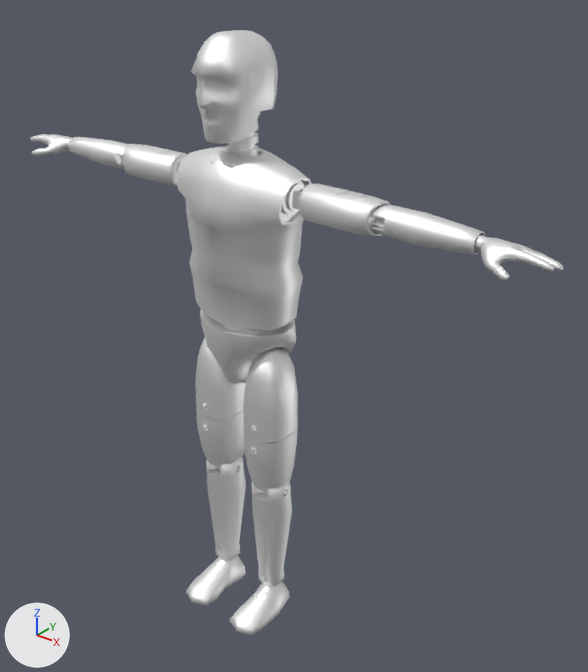
One commit to the FBX model gaming/New Unity Project/Assets/Character_Tris_Reduce/DummyEdited.fbx: the scene before it, then after it.
One viewpoint serves both versions: a camera (50 mm lens) standing at (1.441, -1.573, 1.989) and looking at (0.102, 0.1, 0.952). The axes (+X, +Y, +Z) are drawn at lower left. The lights are the same throughout. Vertices at the same position are counted once.

Names of what the first picture shows: 'Dummy'.
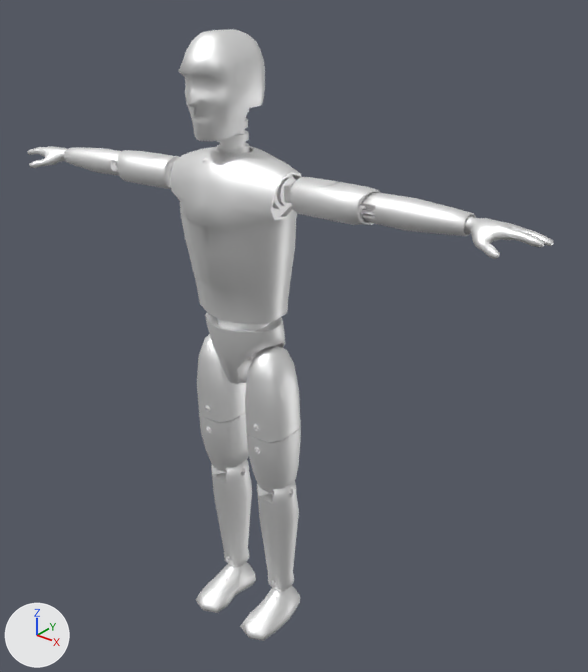
Where the change shows, as pixel boxes (x1, y1, x2, y2) in the pictures (588 x 672 px; the box of a moved part takes in the faces that stretch with it):
'Dummy', reshaped, moved, turned: before (30, 30, 563, 635); after (27, 29, 554, 641)
part 1 of me_mesh, moved or reshaped: before (186, 202, 304, 384); after (180, 203, 297, 384)

The edits, one by one:
me_mesh is used by ob_dummy; location (-0.012, -0.026, -0.004); rotation (1.571, 0.0135, 0.0), in degrees (90, 0.8, 0); scale (0.00191, 0.00191, 0.00191).
me_mesh had 4722 vertices, 4837 faces and spanned x -465.0..465.0, y 0.0..940.0, z -81.0..78.0.
me_mesh now has 4708 vertices, 4837 faces and spans x -465.0..465.0, y 0.0..940.0, z -81.0..78.0.
Part 1, on me_mesh:
24 vertices are removed from x -77.0..71.0, y 543.0..544.0, z -71.0..39.0.
25 faces are deleted.
5 vertices in x 78.0..87.0, y 651.0..689.0, z -46.0..16.0 move by (1.0, 1.0, 0.0).
5 vertices in x -87.0..-78.0, y 651.0..689.0, z -46.0..16.0 move by (-1.0, 1.0, 0.0).
129 vertices move from x -86.0..86.0, y 425.0..689.0, z -80.0..48.0 to x -84.0..84.0, y 441.0..690.0, z -71.0..41.0.
10 vertices are added at x -67.0..31.0, y 547.0, z -63.0..33.0.
25 new faces join them.
Object 'Dummy' (ob_dummy) moves from (-0.012, -0.026, -0.004) to (0.035, -0.026, -0.003).
Object 'Dummy' (ob_dummy) turns from (90, 0.8, 0) to (90, -2.3, 0) degrees about x, y and z.
